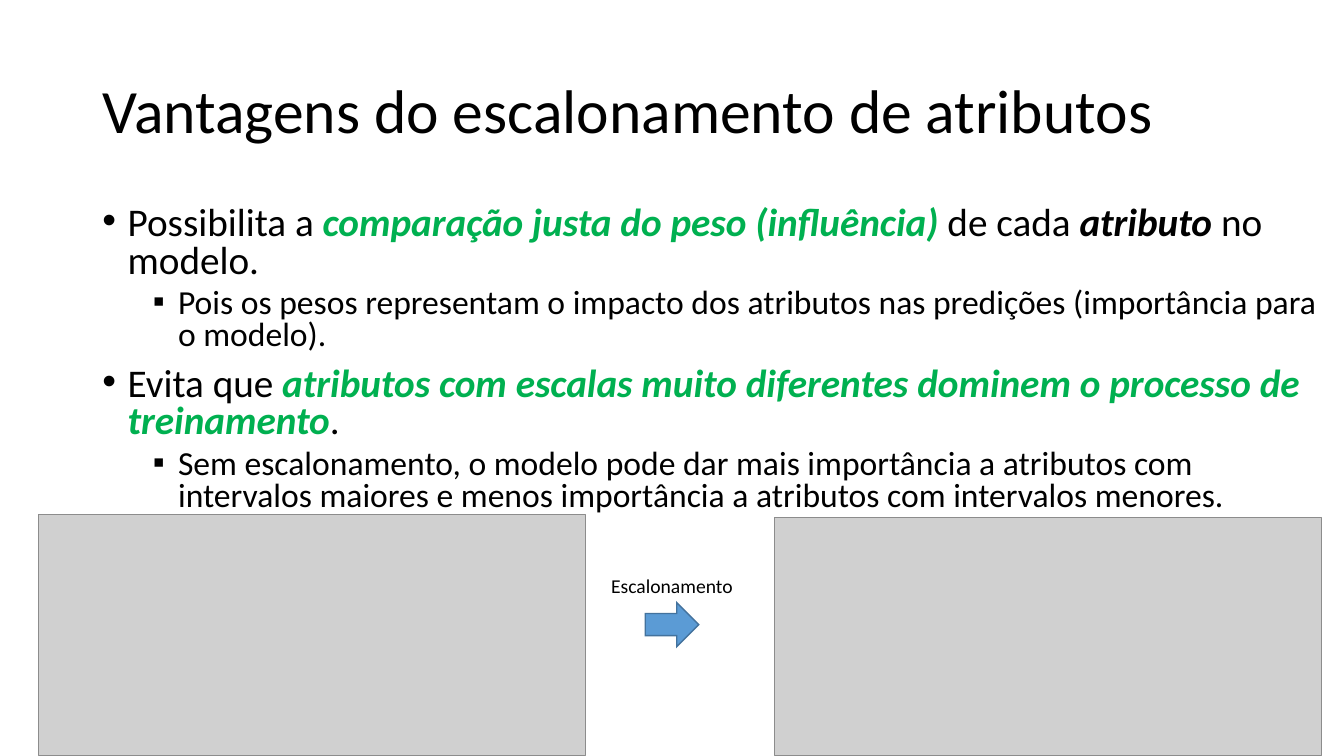
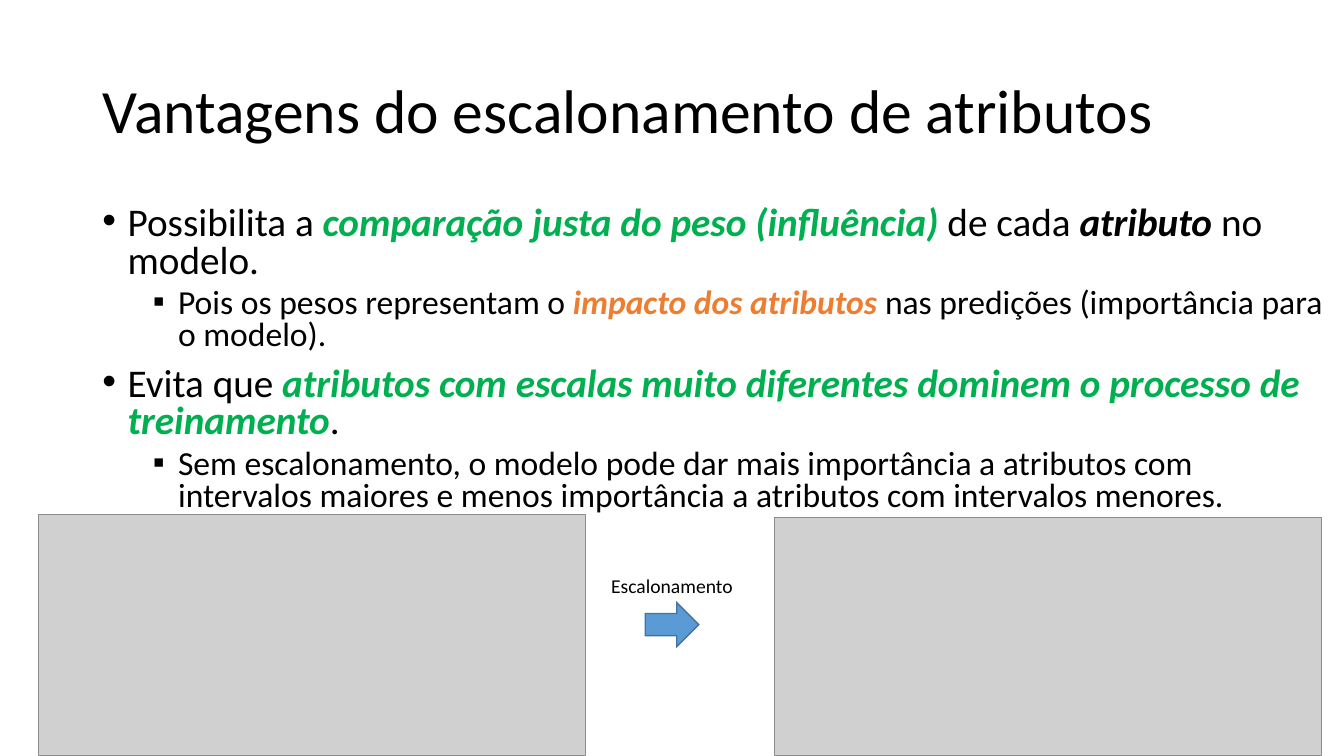
Before and after one commit to zz4fap/t319_aprendizado_de_maquina, a slide deck: slide 12 of slides/T319_Regressão_Linear (Parte IV).pptx. Drawn at 1344x756 pixels with LibreOffice and Linux fonts; fonts in the diff are those of the drawing; grey boxes stand for pictures. Boxes give left, top, right and bottom in pixels: in the first picture for what was removed or moved away, otherwise in the second. Text is boxed around its words. In the diff, an @@ line names an element or a change of style, - is before the commit and + after.

Commit message:
new slides

```diff
--- a/slides/T319_Regressão_Linear (Parte IV).pptx
+++ b/slides/T319_Regressão_Linear (Parte IV).pptx
@@ text at <box>178,289,1323,351</box>: text colour #000000 to #ED7D31, bold on, italic on in "impacto dos atributos" @@
```
Also in this commit, not shown: 2 other slides changed.
